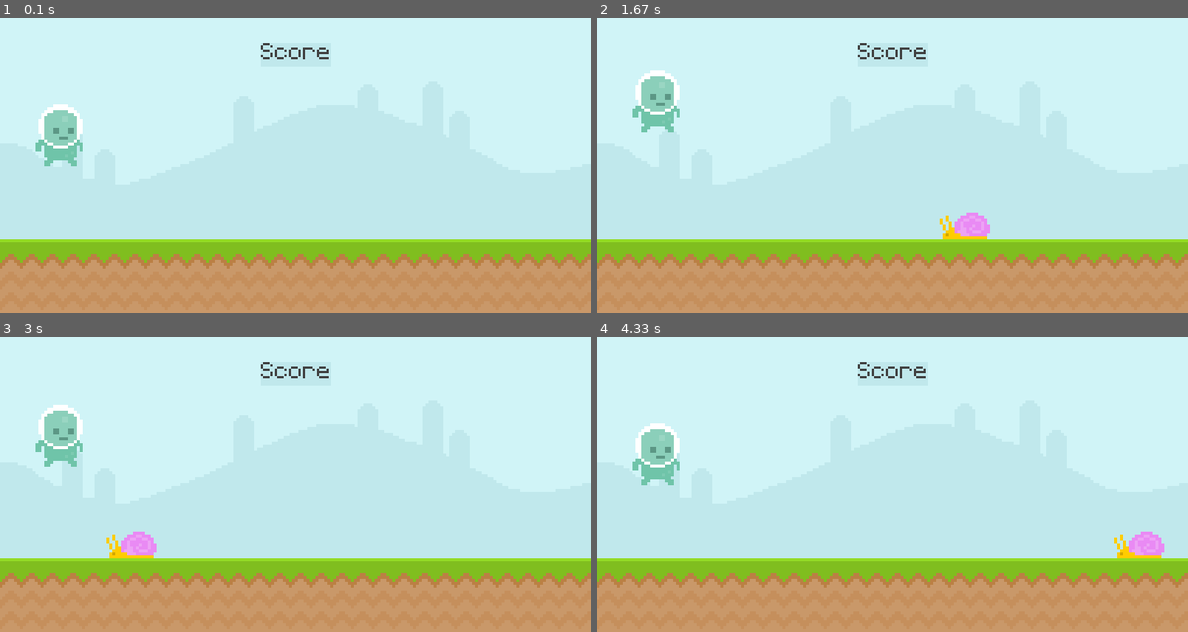
Above: before the commit, frames 1-4 (two rows, left to right).
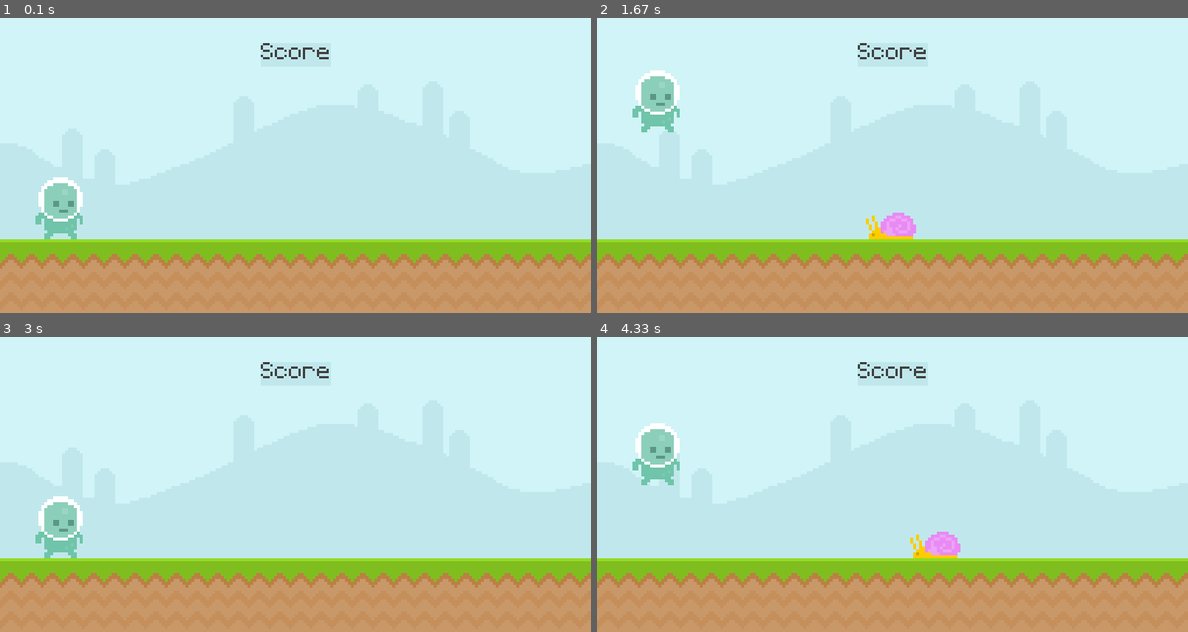
Above: after the commit, the same moments.

Repository: S1monXuan/THE_ULTIMATE_INTRO_TO_PYGAME
Game: pygame game, started from main.py
The game is run twice, just before and just after one commit, with the same random seed, the same clock (stepped at 60 frames per second) and the same inputs.
Inputs (mouse positions are in pixels of both pictures, inside the frame that each line leads up to):
- Up to frame 1 (0.1 s): no input
- Up to frame 2 (1.67 s): press the mouse at (656, 206) at 0.37 s; move the mouse to (762, 147) at 0.47 s; release the mouse at (868, 85) at 0.6 s; press the mouse at (656, 68) at 0.7 s; move the mouse to (667, 159) at 0.8 s; release the mouse at (685, 251) at 0.93 s; tap Space at 1.5 s
- Up to frame 3 (3 s): press the mouse at (59, 387) at 1.87 s; move the mouse to (118, 390) at 1.97 s; release the mouse at (183, 396) at 2.1 s; tap Space at 2.57, 2.87 s
- Up to frame 4 (4.33 s): press the mouse at (656, 525) at 3.03 s; move the mouse to (697, 552) at 3.13 s; release the mouse at (738, 575) at 3.27 s; press the mouse at (656, 387) at 3.37 s; move the mouse to (673, 390) at 3.47 s; release the mouse at (691, 396) at 3.6 s; press the mouse at (656, 525) at 4.27 s

The runs differ from the first frame. In frame 1, 2.5% of the frame differs, in the area x 6-14%, y 29-75%; in frame 2, 1.1%; in frame 3, 3.1%, in the area x 6-27%, y 23-75%; in frame 4, 1.1%.

Commit message:
set game over set

Diff:
--- a/main.py
+++ b/main.py
@@ -5,6 +5,8 @@
 pygame.display.set_caption('Runner') # Set name of pygame
 clock = pygame.time.Clock()
 test_font = pygame.font.Font('font/Pixeltype.ttf', 50)
+game_active = True
+
 
 sky_surface = pygame.image.load('graphics/Sky.png').convert()
 ground_surface = pygame.image.load('graphics/ground.png').convert()
@@ -18,65 +20,78 @@
 player_surf = pygame.image.load('graphics/player/player_walk_1.png').convert_alpha()
 player_rect = player_surf.get_rect(midbottom = (80, 300))
 
-player_gravity = -20
+player_gravity = 0
 
 while True:
     for event in pygame.event.get():
         if event.type == pygame.QUIT:
             pygame.quit()
             exit()
-        if event.type == pygame.MOUSEMOTION:
-            # print(event.pos)
-            if player_rect.collidepoint(event.pos):
-            #     print("collision")
+
+        if game_active:
+            if event.type == pygame.MOUSEMOTION:
+                # print(event.pos)
+                if player_rect.collidepoint(event.pos):
+                #     print("collision")
+                    player_gravity = -20
+
+            if event.type == pygame.KEYDOWN and event.key == pygame.K_SPACE and player_rect.bottom >= 300:
                 player_gravity = -20
-
-        if event.type == pygame.KEYDOWN and event.key == pygame.K_SPACE and player_rect.bottom >= 300:
-            player_gravity = -20
-
-    screen.blit(sky_surface, (0, 0))
-    screen.blit(ground_surface, (0, 300))
-    # screen.blit(text_surface, (300, 50))
-    pygame.draw.rect(screen, '#c0e8ec', score_rect)
-    pygame.draw.rect(screen, '#c0e8ec', score_rect, 10)
+        else:
+            if event.type == pygame.KEYDOWN and event.key == pygame.K_SPACE:
+                snail_rect = snail_surf.get_rect(midbottom = (900, 300))
+                player_rect = player_surf.get_rect(midbottom = (80, 300))
+                game_active = True
 
 
-    # pygame.draw.line(screen, 'Blue', (0, 0), (800, 400))
-    # pygame.draw.line(screen, 'Blue', (0, 0), (800, 400), 5)
-
-    # pygame.draw.line(screen, 'Blue', (0, 0), pygame.mouse.get_pos())
-    # pygame.draw.line(screen, 'Blue', (0, 0), pygame.mouse.get_pos(), 5)
-
-    screen.blit(score_surf, score_rect)
-
-    snail_rect.left -= 4
-    if snail_rect.right < 0:
-        snail_rect.left = 800
-
-    screen.blit(snail_surf, snail_rect)
-    # player_rect.left += 1
-    # Player
-    player_gravity += 1
-    player_rect.y += player_gravity
-    if player_rect.bottom > 300:
-        player_rect.bottom = 300
-    screen.blit(player_surf, player_rect)
-
-    # keys = pygame.key.get_pressed()
-    # if keys[pygame.K_SPACE]:
-    #     print("jump")
-
-    # if player_rect.colliderect(snail_rect):
-    #     snail_rect.left = 800
-
-    # mouse_pos = pygame.mouse.get_pos()
-    # if player_rect.collidepoint(mouse_pos):
-    #     print('Collide')
+    if game_active:
+        screen.blit(sky_surface, (0, 0))
+        screen.blit(ground_surface, (0, 300))
+        # screen.blit(text_surface, (300, 50))
+        pygame.draw.rect(screen, '#c0e8ec', score_rect)
+        pygame.draw.rect(screen, '#c0e8ec', score_rect, 10)
 
 
-    # draw all elements & update everyting
+        # pygame.draw.line(screen, 'Blue', (0, 0), (800, 400))
+        # pygame.draw.line(screen, 'Blue', (0, 0), (800, 400), 5)
 
-    # Floor
+        # pygame.draw.line(screen, 'Blue', (0, 0), pygame.mouse.get_pos())
+        # pygame.draw.line(screen, 'Blue', (0, 0), pygame.mouse.get_pos(), 5)
+
+        screen.blit(score_surf, score_rect)
+
+        snail_rect.left -= 5
+        if snail_rect.right < 0:
+            snail_rect.left = 800
+
+        screen.blit(snail_surf, snail_rect)
+        # player_rect.left += 1
+        # Player
+        player_gravity += 1
+        player_rect.y += player_gravity
+        if player_rect.bottom > 300:
+            player_rect.bottom = 300
+        screen.blit(player_surf, player_rect)
+
+        # keys = pygame.key.get_pressed()
+        # if keys[pygame.K_SPACE]:
+        #     print("jump")
+
+        # if player_rect.colliderect(snail_rect):
+        #     snail_rect.left = 800
+
+        # mouse_pos = pygame.mouse.get_pos()
+        # if player_rect.collidepoint(mouse_pos):
+        #     print('Collide')
+
+
+        # draw all elements & update everyting
+
+        # Collision Setting
+        if snail_rect.colliderect(player_rect):
+            game_active = False
+    else:
+        screen.fill('Yellow')
 
 
     pygame.display.update()
